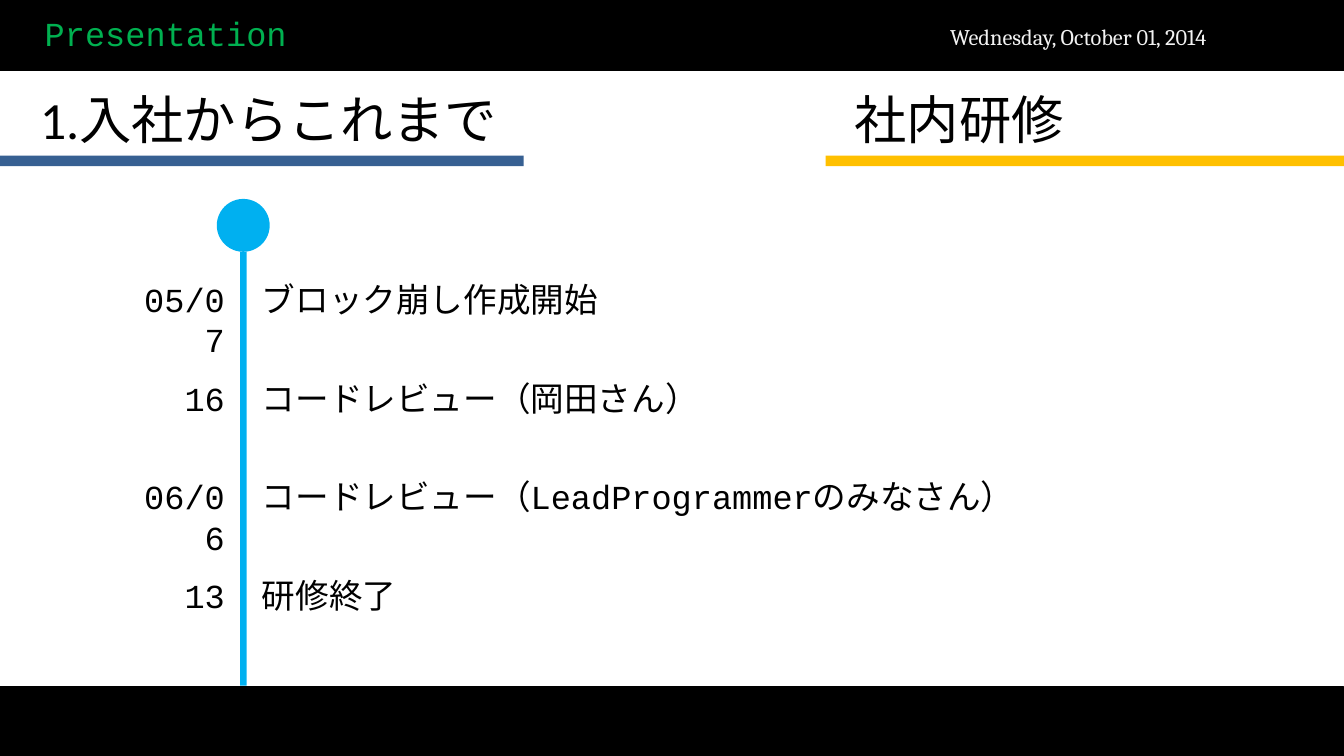
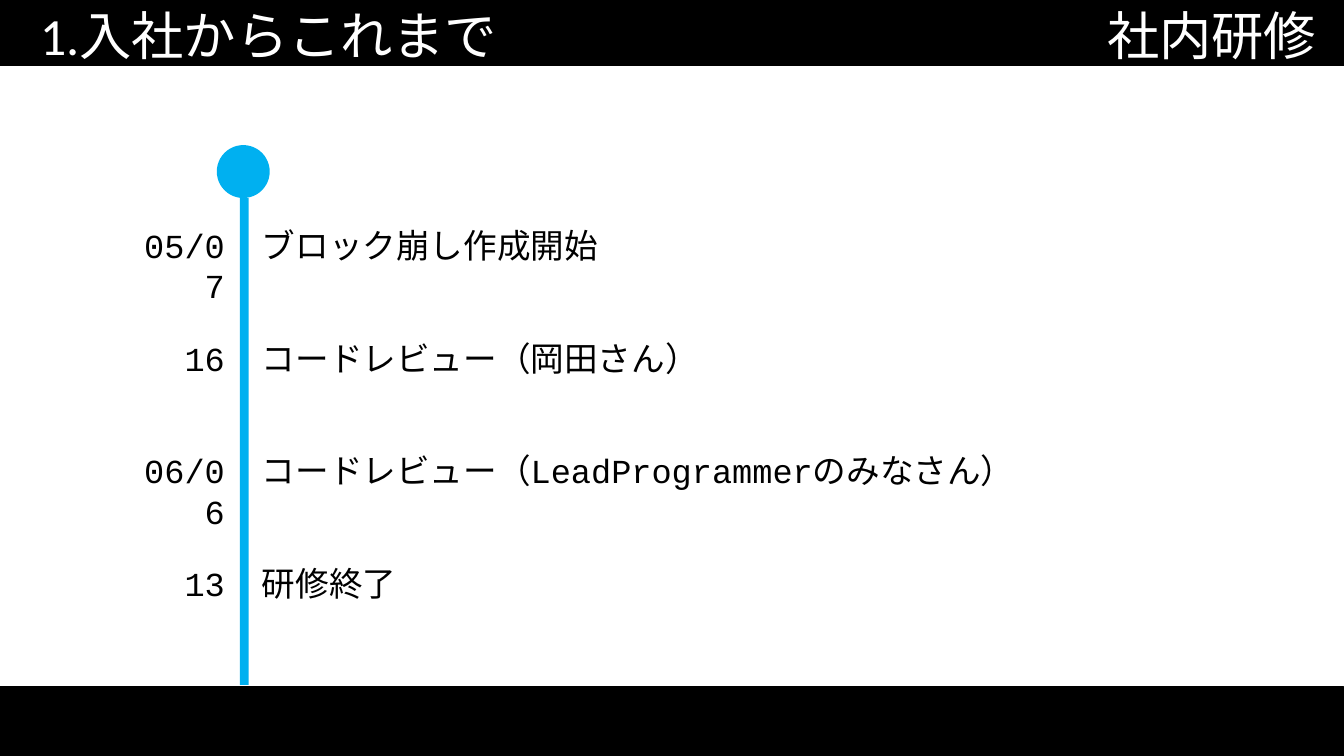
Before and after one commit to scarecrow173/Test, a slide deck: slide 4 of 試用期間終了.pptx. Drawn at 1344x756 pixels with LibreOffice and Linux fonts; fonts in the diff are those of the drawing; background and template pictures are left out. Boxes give left, top, right and bottom in pixels: in the first picture for what was removed or moved away, otherwise in the second. Text is boxed around its words. In the diff, an @@ line names an element or a change of style, - is before the commit and + after.

```diff
--- a/試用期間終了.pptx
+++ b/試用期間終了.pptx
@@ rectangle: place and size @@
-rectangle at (0,1,1344,69)
+rectangle at (0,0,1344,65)
@@ title "1.入社からこれまで": place and size @@
-title "1.入社からこれまで" at (40,96,497,144)
+title "1.入社からこれまで" at (40,11,497,67)
@@ title "1.入社からこれまで" at (40,11,497,67): text colour #000000 to #FFFFFF @@
@@ text removed at (45,21,287,47) @@
-Presentation
@@ text removed at (950,29,1206,50) @@
-Wednesday, October 01, 2014
@@ text "社内研修" at (1107,11,1316,68): text colour #000000 to #FFFFFF @@
@@ text "社内研修": place and size @@
-text "社内研修" at (855,95,1064,144)
+text "社内研修" at (1107,11,1316,68)
@@ 2 texts, 1 ellipse: place and size @@
-2 texts, 1 ellipse at (144,199,598,315)
+2 texts, 1 ellipse at (144,145,598,261)
@@ rectangle removed at (0,156,524,167) @@
@@ rectangle removed at (825,156,1344,167) @@
@@ rectangle: place and size @@
-rectangle at (241,251,247,685)
+rectangle at (241,198,249,684)
@@ text "16": place and size @@
-text "16" at (185,388,225,412)
+text "16" at (185,348,225,372)
@@ text "コードレビュー（岡田さん）": place and size @@
-text "コードレビュー（岡田さん）" at (262,382,699,414)
+text "コードレビュー（岡田さん）" at (262,342,699,374)
@@ text "06/06": place and size @@
-text "06/06" at (144,485,225,510)
+text "06/06" at (144,459,225,484)
@@ text "コードレビュー（LeadProgrammerのみなさん）": place and size @@
-text "コードレビュー（LeadProgrammerのみなさん）" at (262,480,1015,516)
+text "コードレビュー（LeadProgrammerのみなさん）" at (262,454,1015,490)
@@ text "13": place and size @@
-text "13" at (185,585,225,609)
+text "13" at (185,573,225,597)
@@ text "研修終了": place and size @@
-text "研修終了" at (262,580,396,611)
+text "研修終了" at (262,568,396,599)
```
Also in this commit, not shown: 20 other slides changed, 2 slides added, 11 other files.
